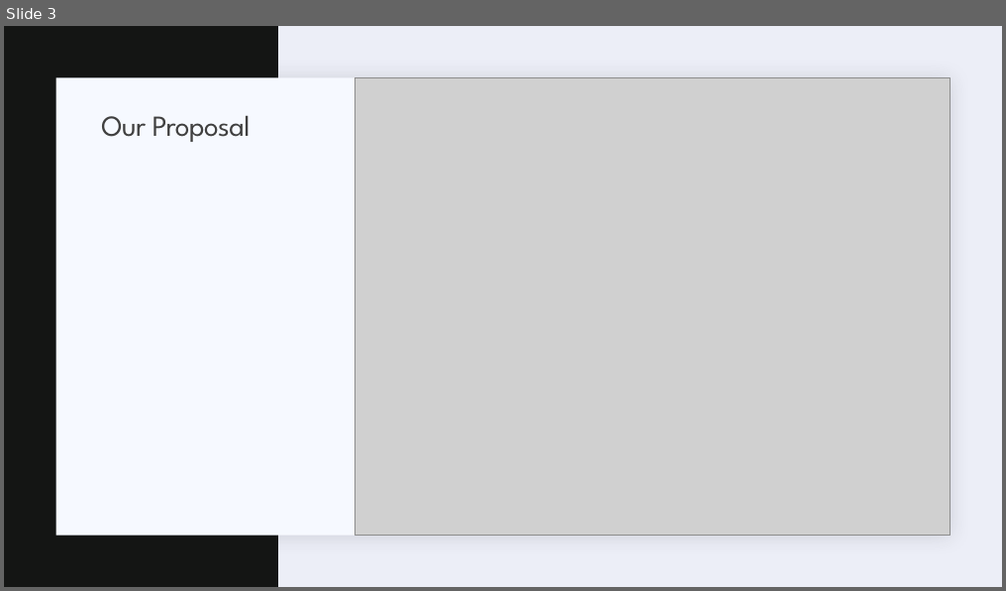
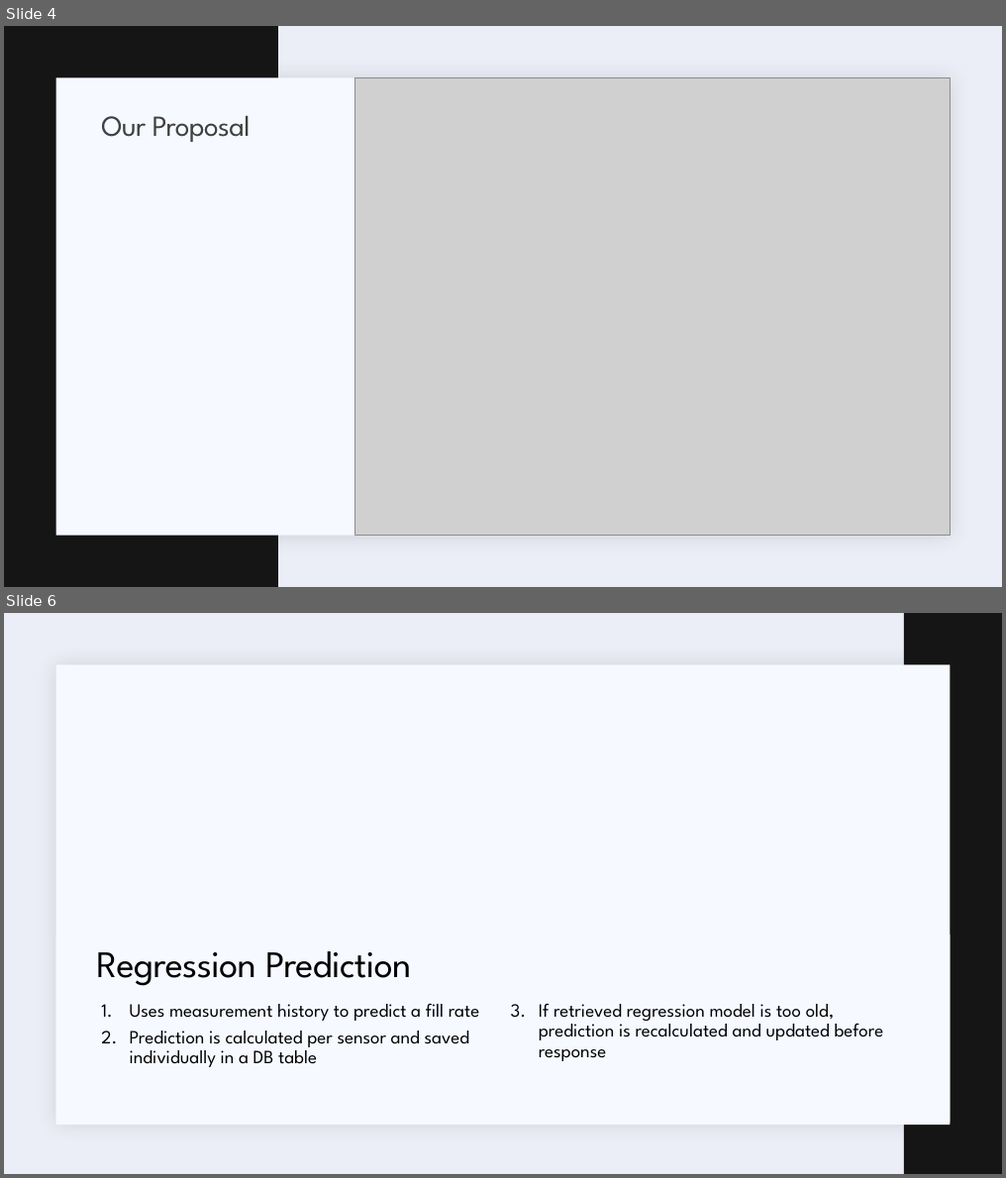
Before and after one commit to marios-stam/Project_IOT, a slide deck: Powerpoints/Final Presentation/Waste-management-Frank.pptx. Shown one above the other, each under a label of ours: slide 3 before the commit, slides 4 and 6 after it; the slides between them are not shown. The pictures are 1006x591 and 1006x1178 pixels, drawn with LibreOffice and Linux fonts; fonts in the diff are those of the drawing; grey boxes stand for pictures. Boxes give left, top, right and bottom in pixels: in the first picture for what was removed or moved away, otherwise in the second. Text is boxed around its words. In the diff, an @@ line names an element or a change of style, - is before the commit and + after.

```diff
--- a/Powerpoints/Final Presentation/Waste-management-Frank.pptx
+++ b/Powerpoints/Final Presentation/Waste-management-Frank.pptx
@@ slide 6 added at (x1=4, y1=613, x2=1002, y2=1174), background #ECEEF7; not listed: 1 template element that a slide beside it also shows @@
@@ rectangle added at (x1=904, y1=613, x2=1002, y2=1174), fill #141514 @@
@@ rectangle added at (x1=55, y1=935, x2=949, y2=1125), fill #F6F9FF @@
@@ title added at (x1=96, y1=952, x2=411, y2=986), 36 pt, text #000000 @@
+Regression Prediction
@@ text added at (x1=130, y1=1003, x2=479, y2=1067), 18 pt, text #000000 @@
+1. Uses measurement history to predict a fill rate
+2. Prediction is calculated per sensor and saved individually in a DB table
@@ text added at (x1=539, y1=1003, x2=884, y2=1061), 18 pt, text #000000 @@
+3. If retrieved regression model is too old, prediction is recalculated and updated before response
@@ what was slide 3 is now slide 4 @@
```
Also in this commit, not shown: 3 other slides added, 1 slide removed.
